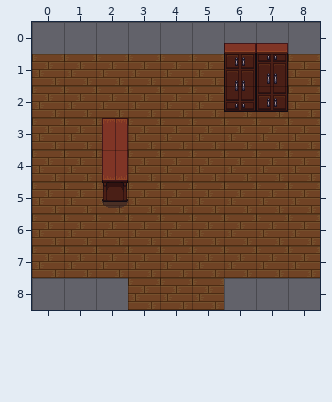
Level history. Tiled map (JSON): data/map/starttown-weapontrade.json. Above, as it was before the edit.
Cells are 32x32 px. Shown: x 0..8, y 0..8.
New version:
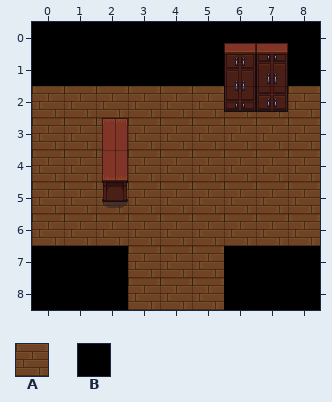
Key: from "starttown-weapontrade": A 187; from "terrain": B 185.
_ is an empty cell, . an unchanged one.
Tiles of an added or newly shown layer are drawn over the layers below it.
The edit:
--- layer "ground"
@@ x 0..8 @@
-1 AAAAAA..A
+1 ______.._
@@ x 0..8 @@
-7 AAA...AAA
+7 ___...___
--- layer "ground-blocked" (added)
@@ x 0..8 @@
-0 _________
-1 ______.._
+0 BBBBBBBBB
+1 BBBBBB..B
@@ x 0..8 @@
-7 ___...___
-8 ___...___
+7 BBB...BBB
+8 BBB...BBB
